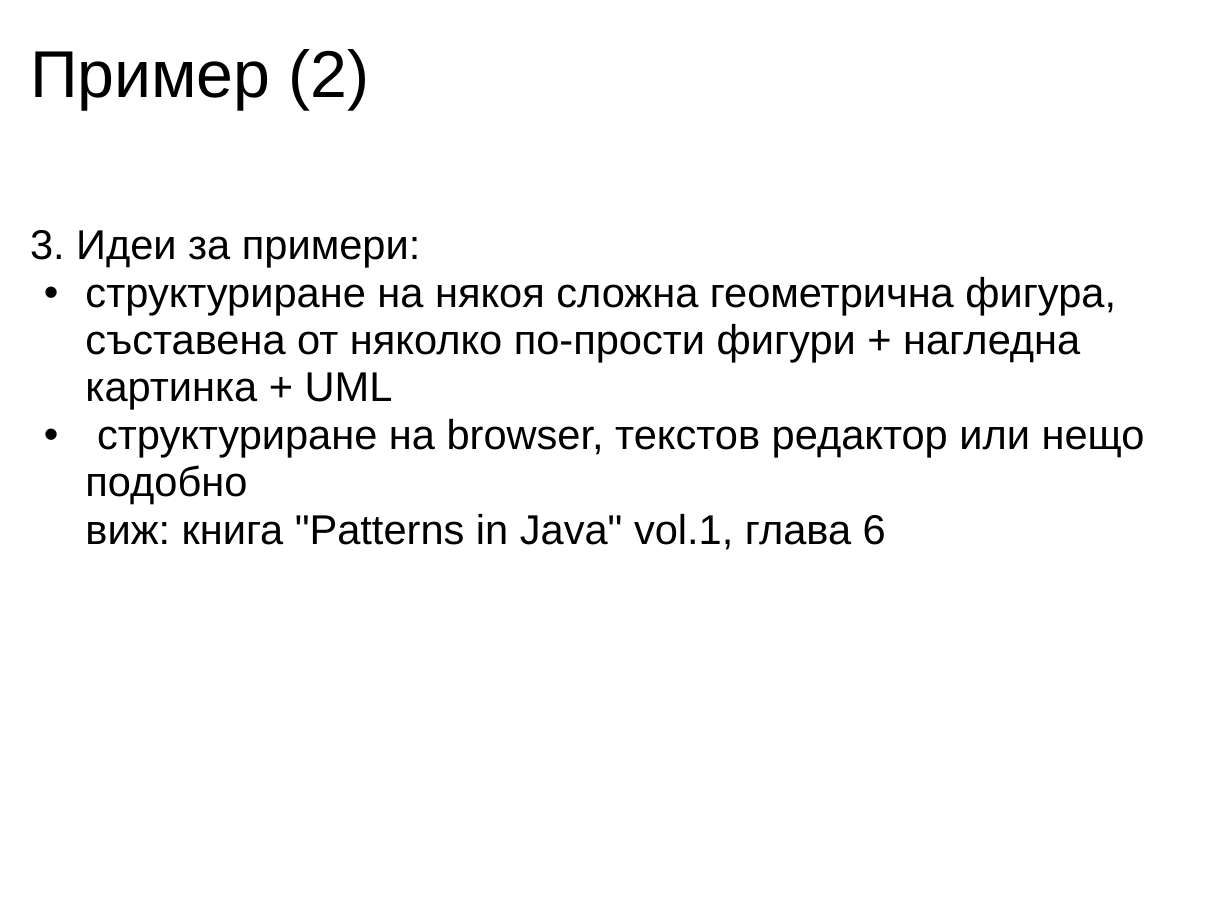
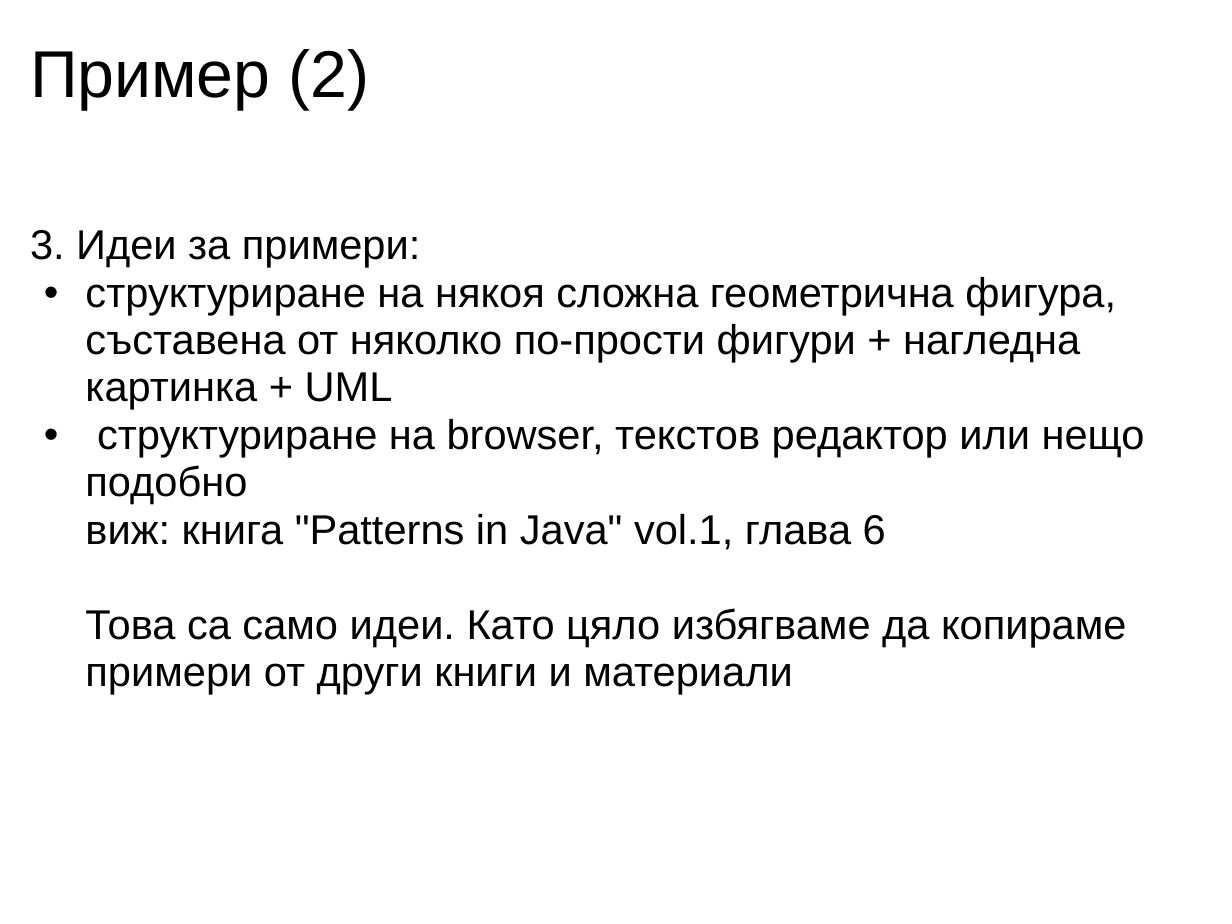
Before and after one commit to nikolaiweselinow/design-patterns-book, a slide deck: slide 8 of resources/Chapter-13-Composite/Chapter-13-Composite.ppt. Drawn at 1232x924 pixels with LibreOffice and Linux fonts; fonts in the diff are those of the drawing. Boxes give left, top, right and bottom in pixels: in the first picture for what was removed or moved away, otherwise in the second. Text is boxed around its words. In the diff, an @@ line names an element or a change of style, - is before the commit and + after.

```diff
--- a/resources/Chapter-13-Composite/Chapter-13-Composite.ppt
+++ b/resources/Chapter-13-Composite/Chapter-13-Composite.ppt
@@ text at (85,419,1145,694): text changed @@
-  • структуриране на browser, текстов редактор или нещо подобно
-    виж: книга "Patterns in Java" vol.1, глава 6
+  • структуриране на browser, текстов редактор или нещо подобно
+    виж: книга "Patterns in Java" vol.1, глава 6
+    Това са само идеи. Като цяло избягваме да копираме примери от други книги и материали
```
Also in this commit, not shown: 5 other slides changed, 1 other file.
